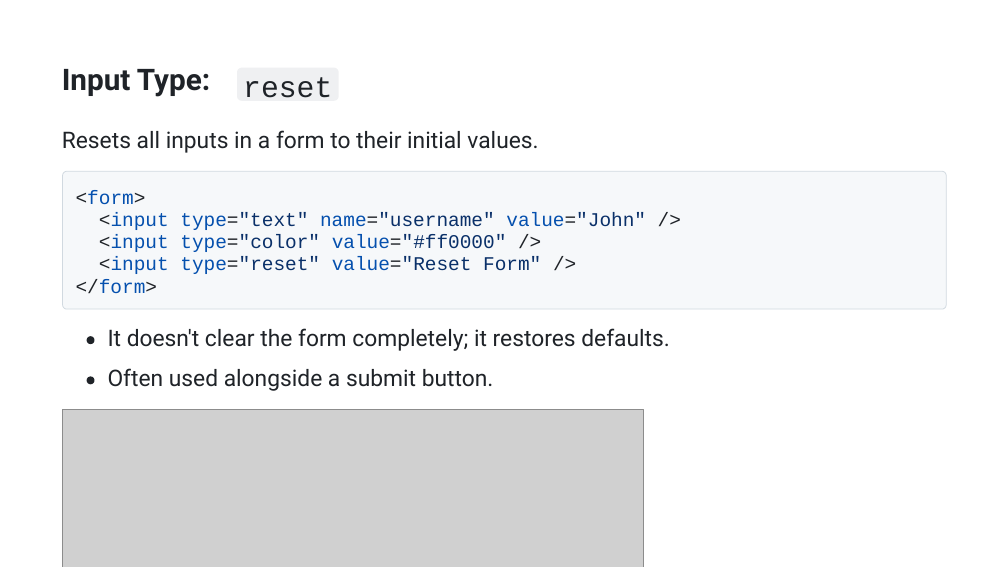
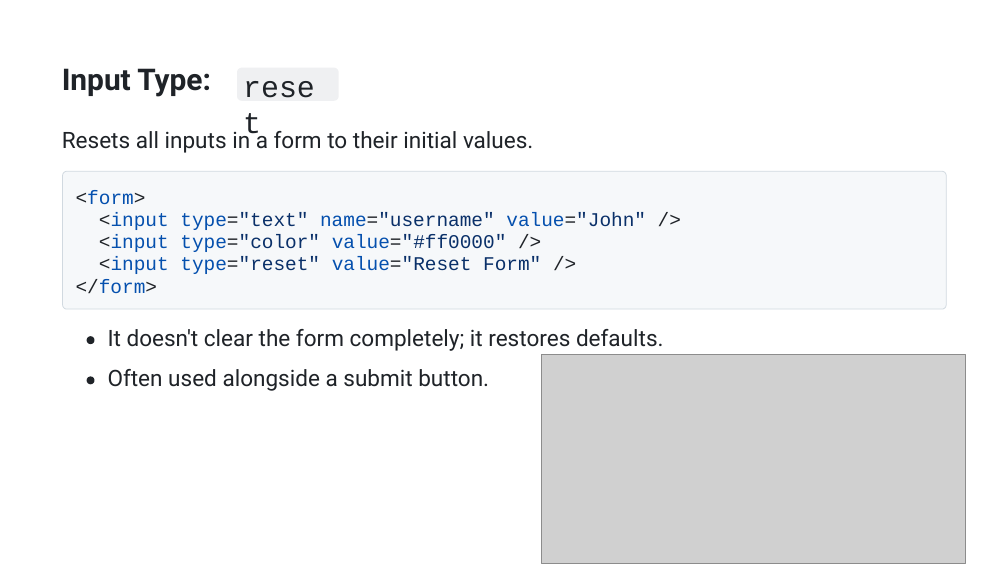
Before and after one commit to AhmedOsman101/Obsidian, a slide deck: slide 17 of src/College/yearTwo/firstTerm/WebDevelopment/tasks/presentation.pptx (slide 19 before the commit). Drawn at 1008x567 pixels with LibreOffice and Linux fonts; fonts in the diff are those of the drawing; grey boxes stand for pictures. Boxes give left, top, right and bottom in pixels: in the first picture for what was removed or moved away, otherwise in the second. Text is boxed around its words. In the diff, an @@ line names an element or a change of style, - is before the commit and + after.

```diff
--- a/src/College/yearTwo/firstTerm/WebDevelopment/tasks/presentation.pptx
+++ b/src/College/yearTwo/firstTerm/WebDevelopment/tasks/presentation.pptx
@@ text "reset" at (180, 257, 320, 274): size 28.3 to 28.5 pt @@
@@ picture: place and size @@
-picture at (62, 410, 644, 567)
+picture at (541, 355, 966, 563)
@@ size 21.7 to 21.5 pt in 3 elements at (62, 128, 533, 153), (108, 329, 664, 351), (108, 369, 489, 391) @@
```
Also in this commit, not shown: 40 other slides changed, 1 slide added, 3 slides removed, 1 other file.
